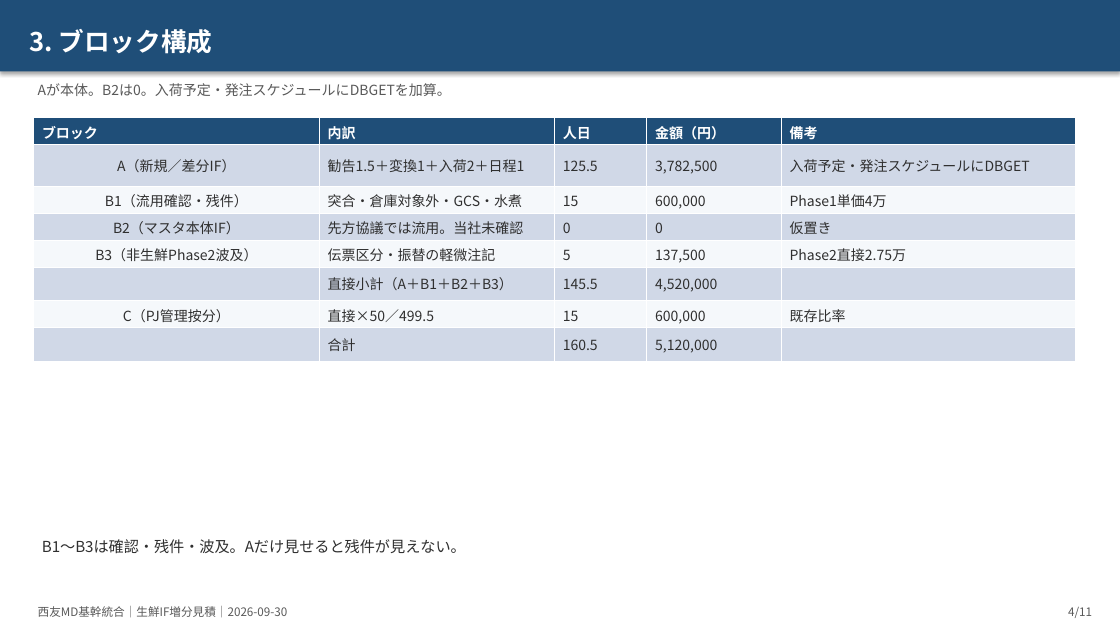
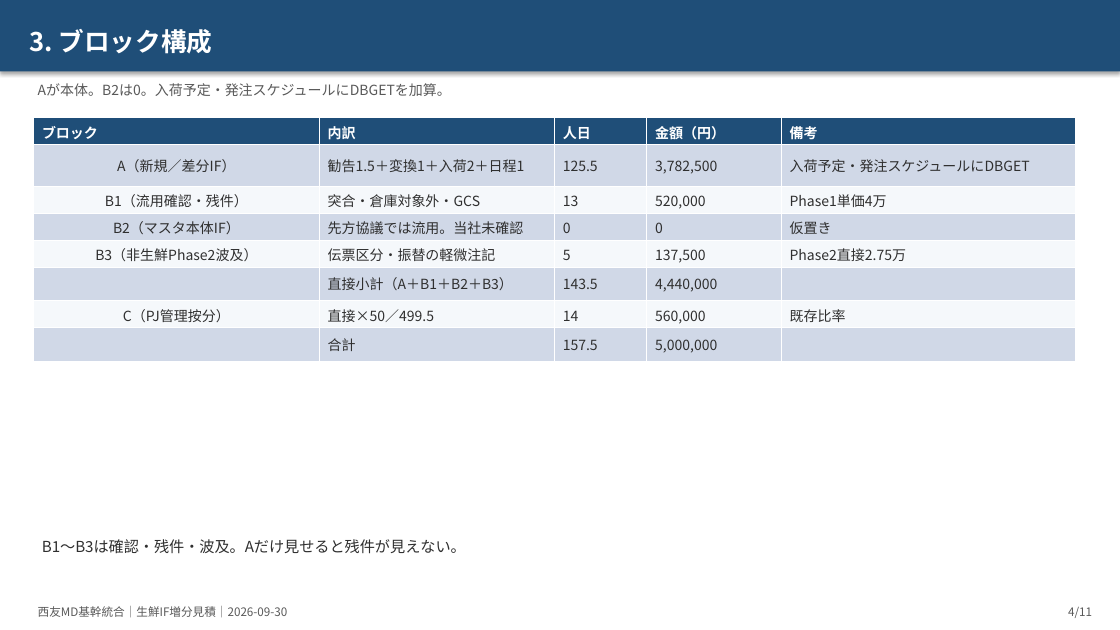
Before and after one commit to ZangPengshi-TREC/Zang_TreC, a slide deck: slide 4 of PMI/Sinops/phase2-detail-design/sources/20260921-生鮮IF増分見積/【説明】生鮮IF増分_標準案見積_リスク着眼_20260921.pptx. Drawn at 1120x630 pixels with LibreOffice and Linux fonts; fonts in the diff are those of the drawing. Boxes give left, top, right and bottom in pixels: in the first picture for what was removed or moved away, otherwise in the second. Text is boxed around its words. In the diff, an @@ line names an element or a change of style, - is before the commit and + after.

```diff
--- a/PMI/Sinops/phase2-detail-design/sources/20260921-生鮮IF増分見積/【説明】生鮮IF増分_標準案見積_リスク着眼_20260921.pptx
+++ b/PMI/Sinops/phase2-detail-design/sources/20260921-生鮮IF増分見積/【説明】生鮮IF増分_標準案見積_リスク着眼_20260921.pptx
@@ table at <box>34,118,1075,357</box> @@
-row 3: B1（流用確認・残件） | 突合・倉庫対象外・GCS・水煮 | 15 | 600,000 | Phase1単価4万
+row 3: B1（流用確認・残件） | 突合・倉庫対象外・GCS | 13 | 520,000 | Phase1単価4万
-row 6, column 3: 145.5
+row 6, column 3: 143.5
-row 6, column 4: 4,520,000
+row 6, column 4: 4,440,000
-row 7, column 3: 15
+row 7, column 3: 14
-row 7, column 4: 600,000
+row 7, column 4: 560,000
-row 8, column 3: 160.5
+row 8, column 3: 157.5
-row 8, column 4: 5,120,000
+row 8, column 4: 5,000,000
```
Also in this commit, not shown: 8 other slides changed, 18 other files.
